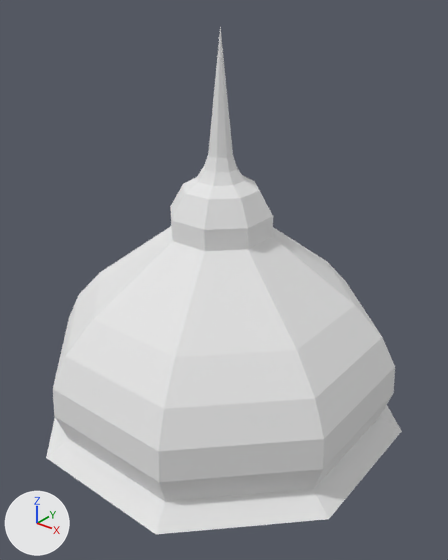
The OBJ model The_Dune_Project/Assets/Models/env/Modular Temple/Tower_Parapet_Simple_Crowned.obj: old version first, new version second.
Both versions are drawn from a 50 mm camera at (3.71, -4.58, 4.47) aimed at (0.13, -0.11, 1.7). Arrows for +X, +Y and +Z are at lower left; the lights stay in place. Where no turn or scale is listed for an object, it has been applied to the vertices.
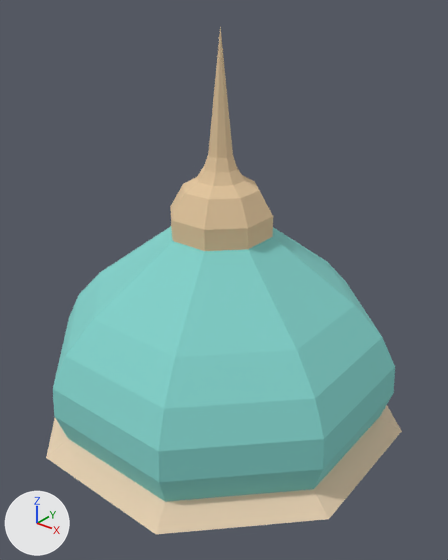
What differs and where, as boxes (x1, y1, x2, y2) in the pictures (448 x 560 px):
'object1', recoloured (white to cyan)
    both: (46, 27, 402, 534)

Diff of the bpy script that builds the scene:
```diff
--- a/The_Dune_Project/Assets/Models/env/Modular Temple/Tower_Parapet_Simple_Crowned.obj.py
+++ b/The_Dune_Project/Assets/Models/env/Modular Temple/Tower_Parapet_Simple_Crowned.obj.py
@@ mat_blue_fabric_1 @@
 mat_blue_fabric_1 = principled_material('Blue_Fabric_1')
-mat_blue_fabric_1.base_color = (0.8, 0.8, 0.8)  # white #e7e7e7
+mat_blue_fabric_1.base_color = (0.228, 0.647, 0.6)  # cyan #83d2cb
 mat_blue_fabric_1.roughness = 1.0
@@ mat_sandstone_5 @@
 mat_sandstone_5 = principled_material('Sandstone_5')
-mat_sandstone_5.base_color = (0.8, 0.8, 0.8)  # white #e7e7e7
+mat_sandstone_5.base_color = (0.8, 0.627, 0.439)  # beige #e7cfb1
 mat_sandstone_5.roughness = 1.0
@@ mat_sandstone_6 @@
 mat_sandstone_6 = principled_material('Sandstone_6')
-mat_sandstone_6.base_color = (0.8, 0.8, 0.8)  # white #e7e7e7
+mat_sandstone_6.base_color = (0.761, 0.561, 0.337)  # beige #e2c59d
 mat_sandstone_6.roughness = 1.0
```
